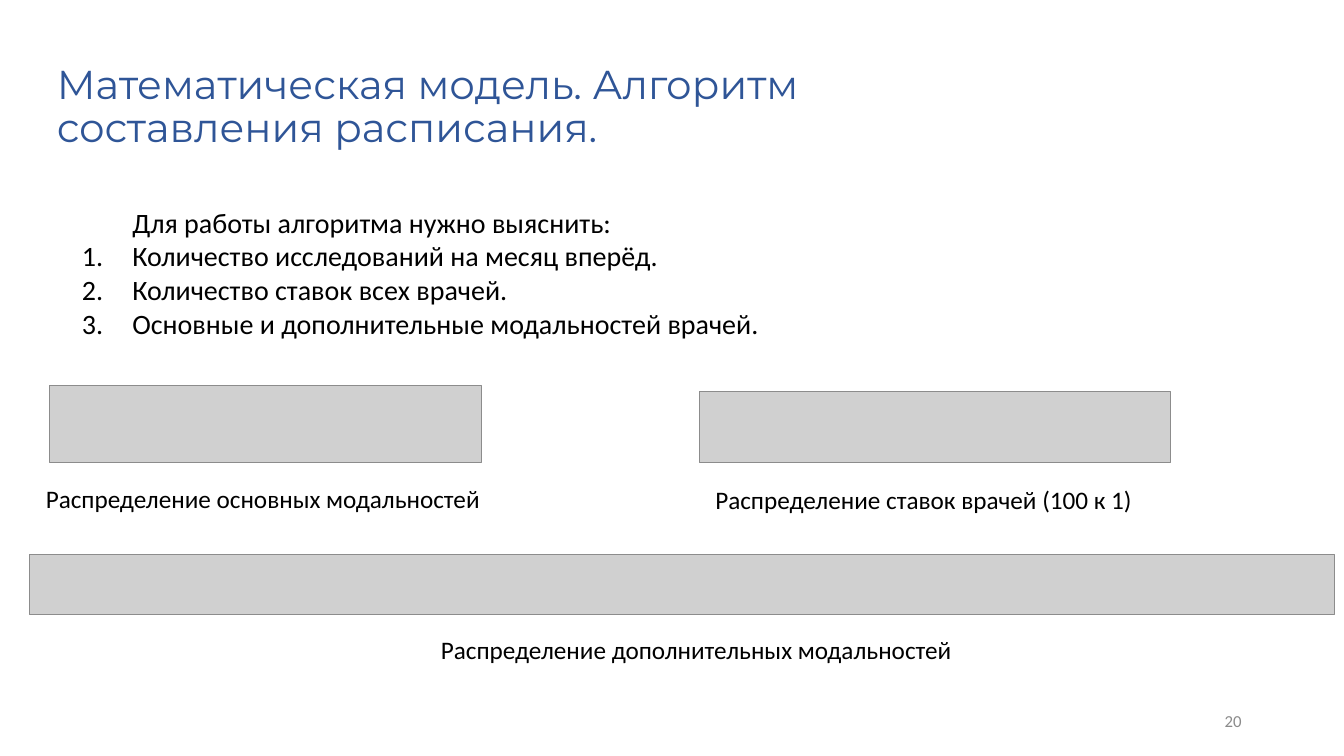
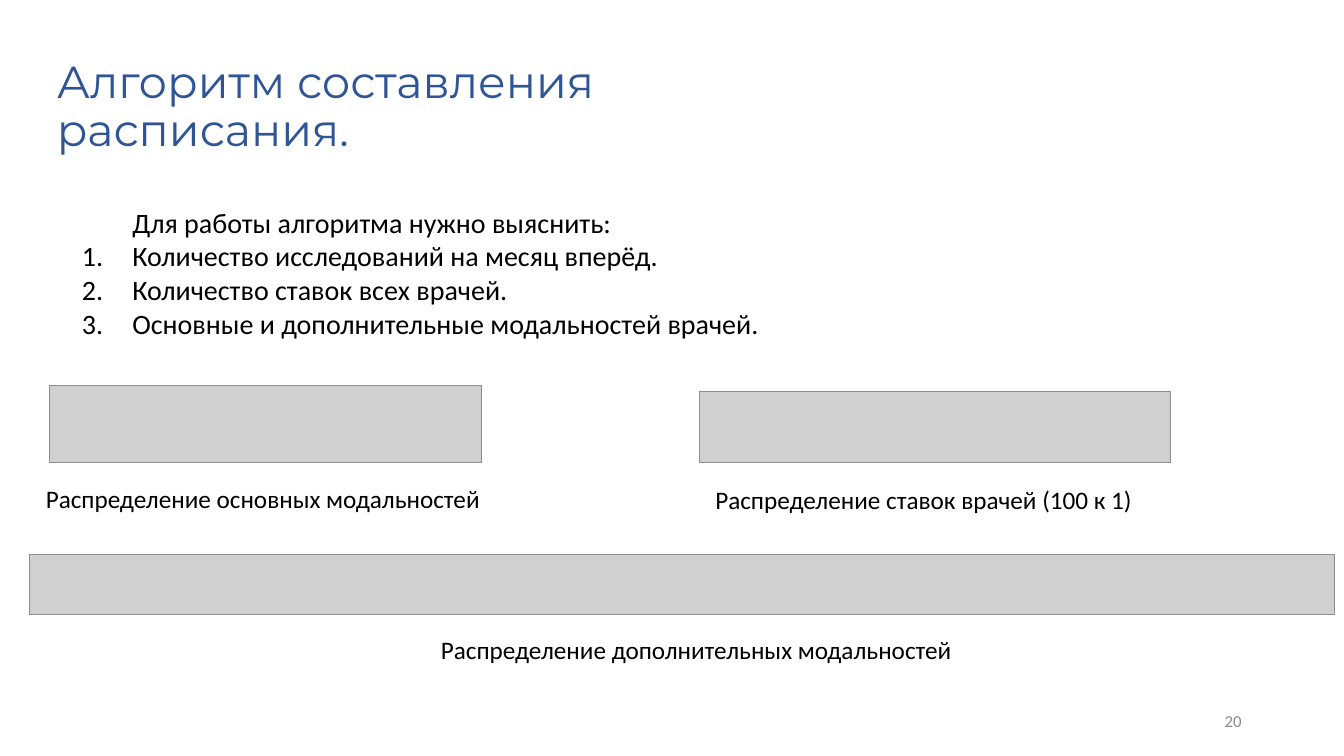
Before and after one commit to LLSnL/doctors_schedule, a slide deck: slide 20 of Врачи.pptx. Drawn at 1344x756 pixels with LibreOffice and Linux fonts; fonts in the diff are those of the drawing; grey boxes stand for pictures; background and template pictures are left out. Boxes give left, top, right and bottom in pixels: in the first picture for what was removed or moved away, otherwise in the second. Text is boxed around its words. In the diff, an @@ line names an element or a change of style, - is before the commit and + after.

```diff
--- a/Врачи.pptx
+++ b/Врачи.pptx
@@ title at <box>57,66,594,155</box>: text changed; size 28.8 to 32 pt @@
-Математическая модель. Алгоритм составления расписания.
+Алгоритм составления расписания.
```
Also in this commit, not shown: 5 other slides changed.
